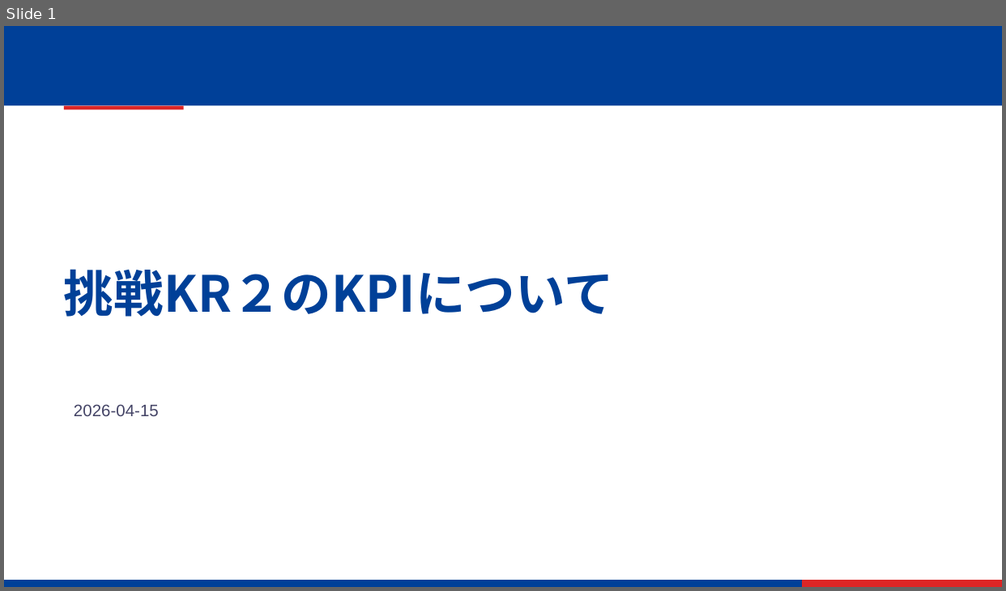
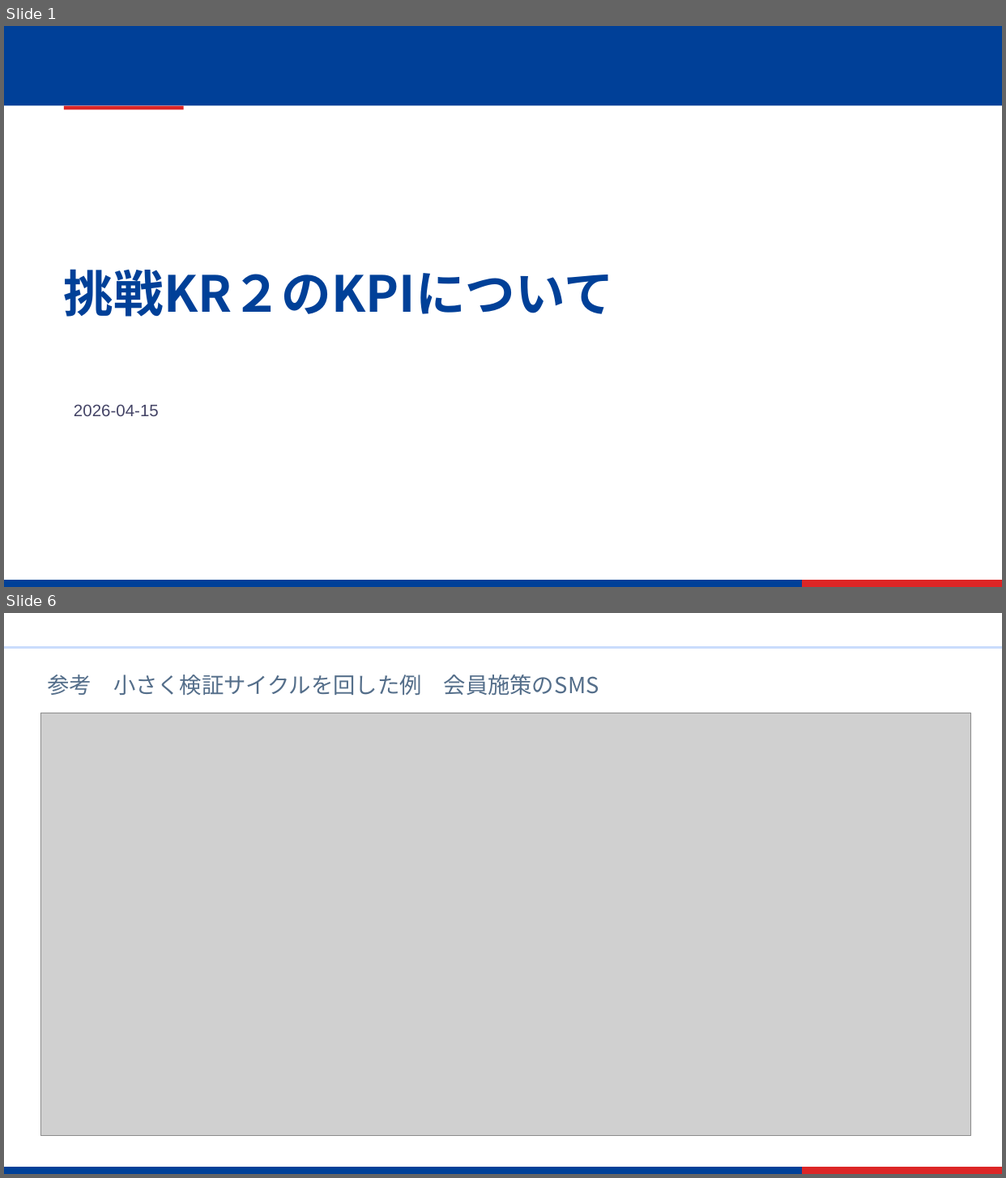
Before and after one commit to 4hey4hey/claude-workspace, a slide deck: outputs/pptx/挑戦KR2のKPIについて.pptx. Shown one above the other, each under a label of ours: slide 1 before the commit, slides 1 and 6 after it; the slides between them are not shown. The pictures are 1006x591 and 1006x1178 pixels, drawn with LibreOffice and Linux fonts; fonts in the diff are those of the drawing; grey boxes stand for pictures. Boxes give left, top, right and bottom in pixels: in the first picture for what was removed or moved away, otherwise in the second. Text is boxed around its words. In the diff, an @@ line names an element or a change of style, - is before the commit and + after.

```diff
--- a/outputs/pptx/挑戦KR2のKPIについて.pptx
+++ b/outputs/pptx/挑戦KR2のKPIについて.pptx
@@ slide 6 added at box(4, 613, 1002, 1174), background #FFFFFF @@
@@ rectangle added at box(4, 647, 1002, 648), fill #CADCFC, outline #CADCFC 1 pt @@
@@ text added at box(47, 675, 599, 695), 16 pt, text #546E8A @@
+参考 小さく検証サイクルを回した例 会員施策のSMS
@@ picture added at box(41, 713, 971, 1136) @@
@@ rectangle added at box(4, 1168, 803, 1174), fill #004098, outline #004098 1 pt @@
@@ rectangle added at box(803, 1168, 1002, 1174), fill #DC2626, outline #DC2626 1 pt @@
```
Also in this commit, not shown: 4 slides changed, 11 other files.
